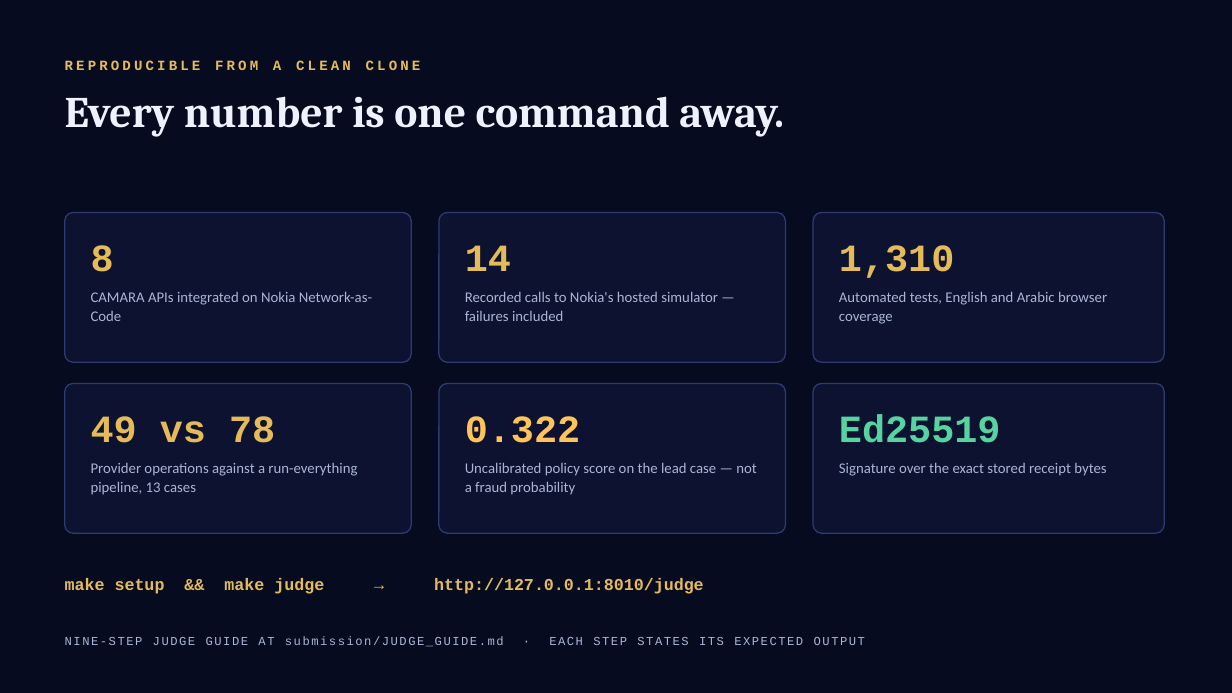
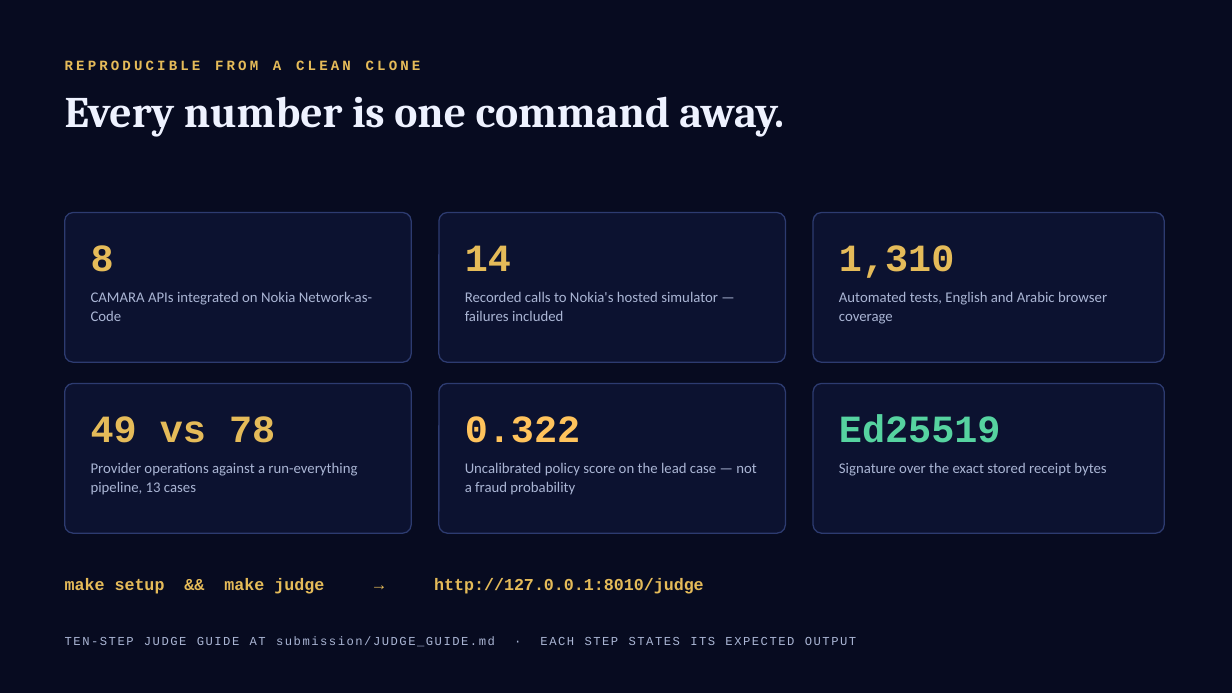
Before and after one commit to AhmadShadeed32/isnad, a slide deck: slide 7 of submission/Isnad_Pitch_Phase2.pptx. Drawn at 1232x693 pixels with LibreOffice and Linux fonts; fonts in the diff are those of the drawing. Boxes give left, top, right and bottom in pixels: in the first picture for what was removed or moved away, otherwise in the second. Text is boxed around its words. In the diff, an @@ line names an element or a change of style, - is before the commit and + after.

```diff
--- a/submission/Isnad_Pitch_Phase2.pptx
+++ b/submission/Isnad_Pitch_Phase2.pptx
@@ text at bbox=[65, 636, 856, 647]: text changed @@
-NINE-STEP JUDGE GUIDE AT submission/JUDGE_GUIDE.md · EACH STEP STATES ITS EXPECTED OUTPUT
+TEN-STEP JUDGE GUIDE AT submission/JUDGE_GUIDE.md · EACH STEP STATES ITS EXPECTED OUTPUT
```
Also in this commit, not shown: 2 other files.
